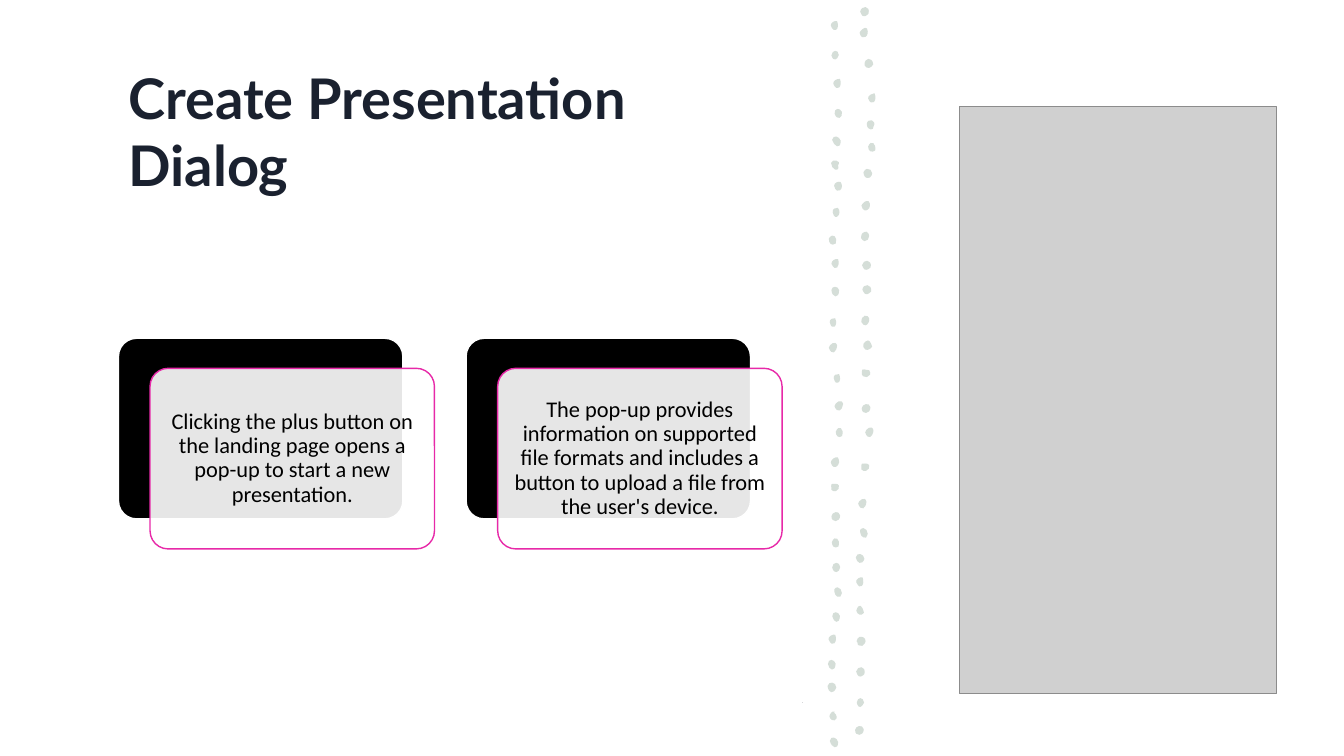
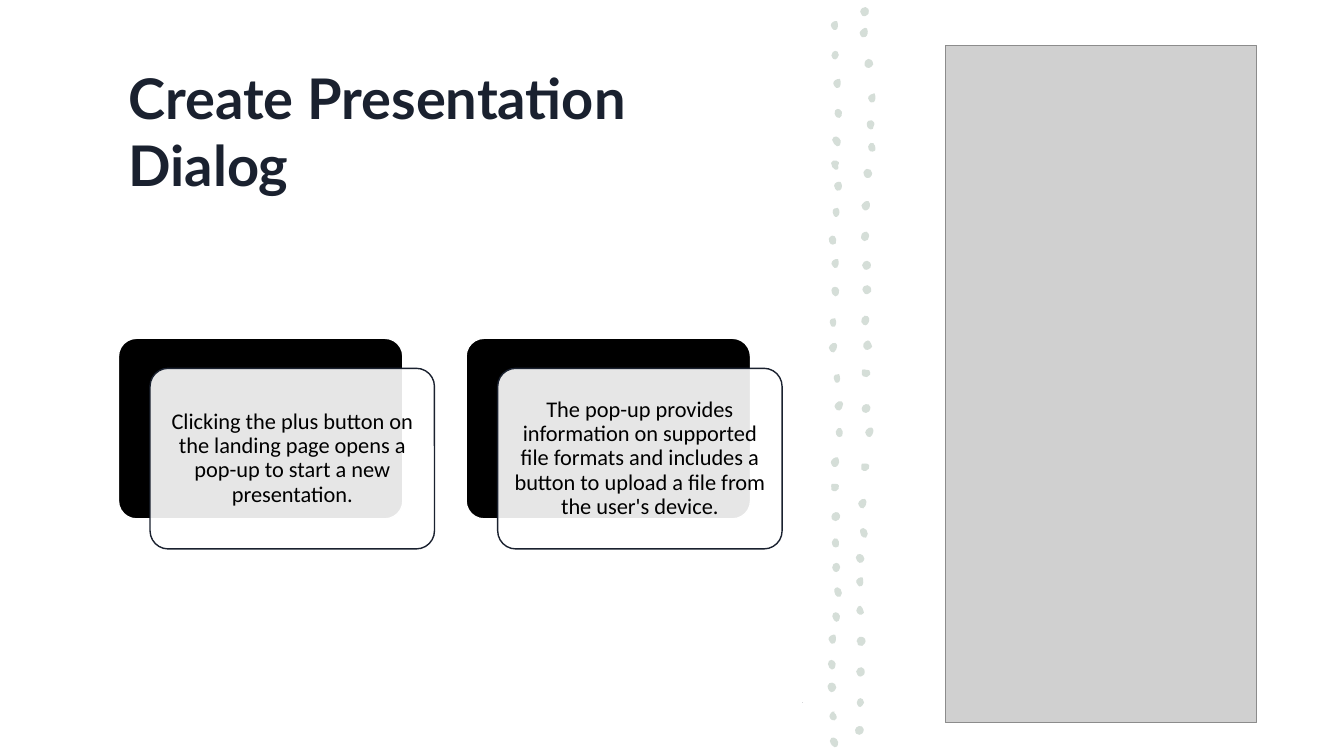
Before and after one commit to fabian-kho/zoom_lite, a slide deck: slide 6 of docs/Präsentation.pptx (slide 9 before the commit). Drawn at 1344x756 pixels with LibreOffice and Linux fonts; fonts in the diff are those of the drawing; grey boxes stand for pictures. Boxes give left, top, right and bottom in pixels: in the first picture for what was removed or moved away, otherwise in the second. Text is boxed around its words. In the diff, an @@ line names an element or a change of style, - is before the commit and + after.

```diff
--- a/docs/Präsentation.pptx
+++ b/docs/Präsentation.pptx
@@ picture: place and size @@
-picture at (960,107,1277,694)
+picture at (946,45,1257,723)
@@ rounded rectangle at (150,368,435,548): outline #E729A8 1 pt to #1A212F 1 pt @@
@@ rounded rectangle at (498,368,782,548): outline #E729A8 1 pt to #1A212F 1 pt @@
```
Also in this commit, not shown: 5 other slides changed, 2 slides added, 2 slides removed.
